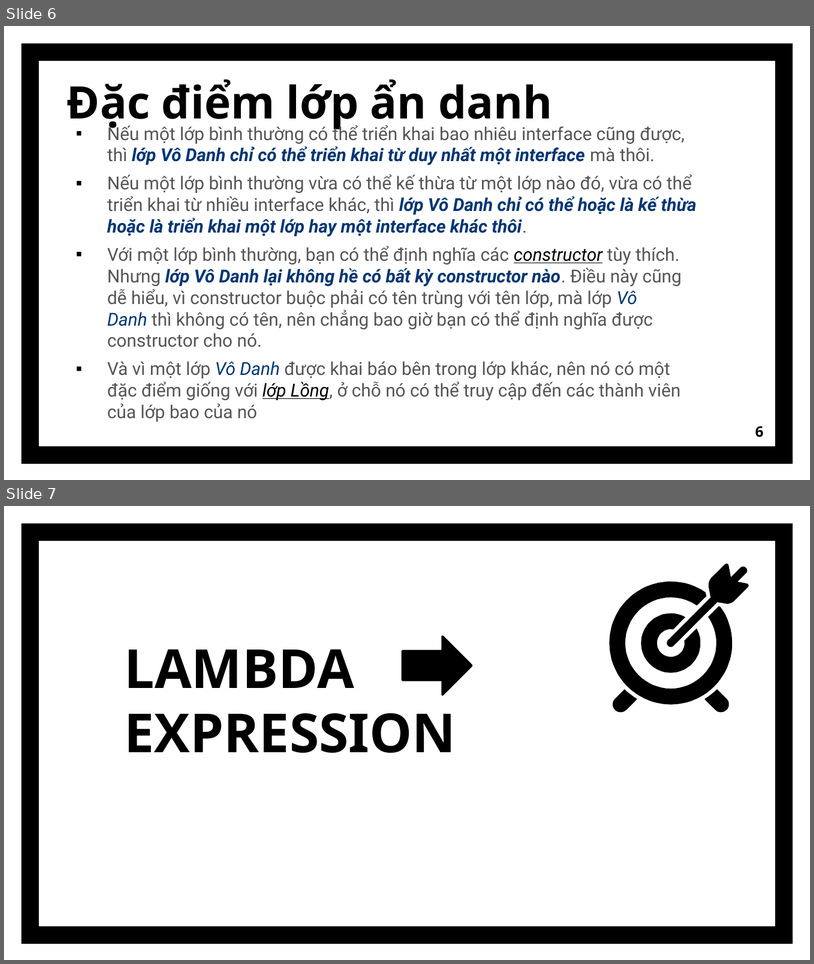
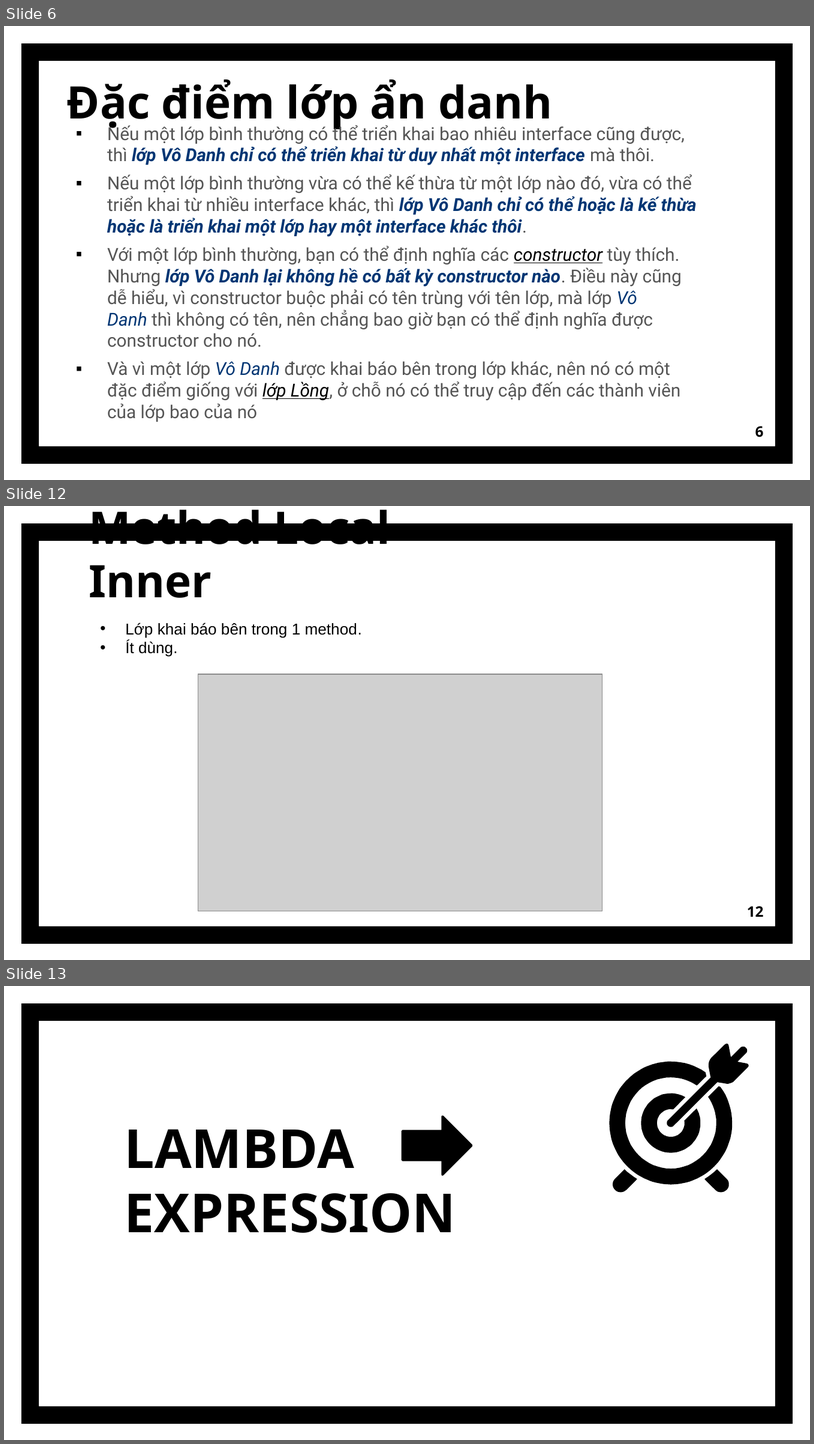
Before and after one commit to GiaHao810/Nhom3, a slide deck: ProjectNhom3/src/baocaogiuaki/lambda/Lambda.pptx. Shown one above the other, each under a label of ours: slides 6 and 7 before the commit, slides 6, 12 and 13 after it; the slides between them are not shown. The pictures are 814x964 and 814x1444 pixels, drawn with LibreOffice and Linux fonts; fonts in the diff are those of the drawing; grey boxes stand for pictures. Boxes give left, top, right and bottom in pixels: in the first picture for what was removed or moved away, otherwise in the second. Text is boxed around its words. In the diff, an @@ line names an element or a change of style, - is before the commit and + after.

```diff
--- a/ProjectNhom3/src/baocaogiuaki/lambda/Lambda.pptx
+++ b/ProjectNhom3/src/baocaogiuaki/lambda/Lambda.pptx
@@ slide 12 added at (x1=4, y1=506, x2=810, y2=960), background #FFFFFF; not listed: 1 template element that a slide beside it also shows @@
@@ title added at (x1=89, y1=510, x2=390, y2=598), 40 pt, text #000000, bold @@
+Method Local Inner
@@ text added at (x1=125, y1=622, x2=362, y2=657), 14 pt, text #000000 @@
+• Lớp khai báo bên trong 1 method.
+• Ít dùng.
@@ picture added at (x1=198, y1=674, x2=602, y2=911) @@
@@ page number added at (x1=747, y1=906, x2=764, y2=916), 13 pt, text #000000, bold @@
+12
@@ what was slide 7 is now slide 13 @@
```
Also in this commit, not shown: 7 other slides added, 2 slides removed, 3 other files.
